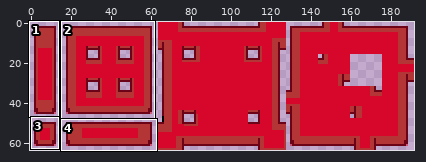
Edited in one commit: pixel-art file (test/tileset.aseprite). Above, an overview of the earlier version with the close-up marked.
Close-up. Old version:
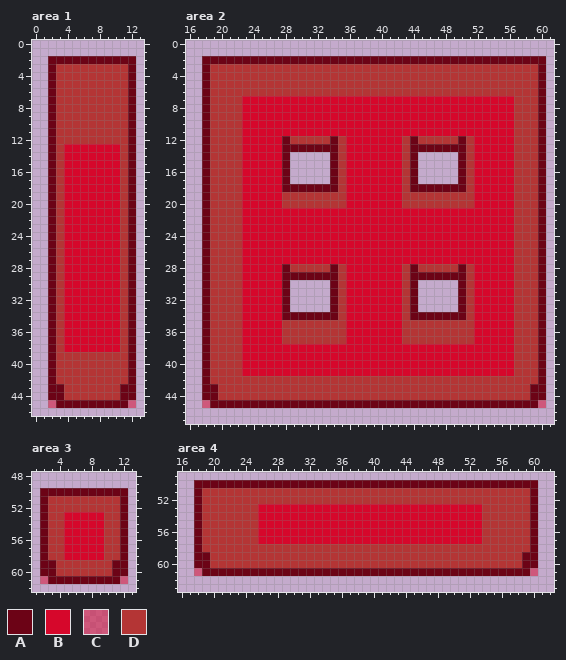
192x64 pixels, 1 frame. Colours within 5 levels of each other are drawn and written as one. Shown: area 1: x 0..13, y 0..46; area 2: x 16..61, y 0..47; area 3: x 1..13, y 48..62; area 4: x 16..62, y 49..63. The commit also changed other parts of the picture, which this record leaves out.
Visible layers, top first: "Tilemap/Tilemap-bitmask", "Tilemap/Tilemap-col", "Tilemap/Tilemap".
Palette (. is transparent): A #6c0316  B #d6072b  C #d7062b80  D #b43535
Pixels before, area 1, first column x 2:
 2 AAAAAAAAAAA
 3 ADDDDDDDDDA
 4 ADDDDDDDDDA
 5 ADDDDDDDDDA
 6 ADDDDDDDDDA
 7 ADDDDDDDDDA
 8 ADDDDDDDDDA
 9 ADDDDDDDDDA
10 ADDDDDDDDDA
11 ADDDDDDDDDA
12 ADDDDDDDDDA
13 ADBBBBBBBDA
14 ADBBBBBBBDA
15 ADBBBBBBBDA
16 ADBBBBBBBDA
17 ADBBBBBBBDA
18 ADBBBBBBBDA
19 ADBBBBBBBDA
20 ADBBBBBBBDA
21 ADBBBBBBBDA
22 ADBBBBBBBDA
23 ADBBBBBBBDA
24 ADBBBBBBBDA
25 ADBBBBBBBDA
26 ADBBBBBBBDA
27 ADBBBBBBBDA
28 ADBBBBBBBDA
29 ADBBBBBBBDA
30 ADBBBBBBBDA
31 ADBBBBBBBDA
32 ADBBBBBBBDA
33 ADBBBBBBBDA
34 ADBBBBBBBDA
35 ADBBBBBBBDA
36 ADBBBBBBBDA
37 ADBBBBBBBDA
38 ADBBBBBBBDA
39 ADDDDDDDDDA
40 ADDDDDDDDDA
41 ADDDDDDDDDA
42 ADDDDDDDDDA
43 AADDDDDDDAA
44 AADDDDDDDAA
45 CAAAAAAAAAC
Pixels before, area 2, first column x 18:
 2 AAAAAAAAAAAAAAAAAAAAAAAAAAAAAAAAAAAAAAAAAAA
 3 ADDDDDDDDDDDDDDDDDDDDDDDDDDDDDDDDDDDDDDDDDA
 4 ADDDDDDDDDDDDDDDDDDDDDDDDDDDDDDDDDDDDDDDDDA
 5 ADDDDDDDDDDDDDDDDDDDDDDDDDDDDDDDDDDDDDDDDDA
 6 ADDDDDDDDDDDDDDDDDDDDDDDDDDDDDDDDDDDDDDDDDA
 7 ADDDDBBBBBBBBBBBBBBBBBBBBBBBBBBBBBBBBBBDDDA
 8 ADDDDBBBBBBBBBBBBBBBBBBBBBBBBBBBBBBBBBBDDDA
 9 ADDDDBBBBBBBBBBBBBBBBBBBBBBBBBBBBBBBBBBDDDA
10 ADDDDBBBBBBBBBBBBBBBBBBBBBBBBBBBBBBBBBBDDDA
11 ADDDDBBBBBBBBBBBBBBBBBBBBBBBBBBBBBBBBBBDDDA
12 ADDDDBBBBBADDDDDADBBBBBBBDADDDDDADBBBBBDDDA
13 ADDDDBBBBBAAAAAAADBBBBBBBDAAAAAAADBBBBBDDDA
14 ADDDDBBBBBA.....ADBBBBBBBDA.....ADBBBBBDDDA
15 ADDDDBBBBBA.....ADBBBBBBBDA.....ADBBBBBDDDA
16 ADDDDBBBBBA.....ADBBBBBBBDA.....ADBBBBBDDDA
17 ADDDDBBBBBA.....ADBBBBBBBDA.....ADBBBBBDDDA
18 ADDDDBBBBBAAAAAAADBBBBBBBDAAAAAAADBBBBBDDDA
19 ADDDDBBBBBDDDDDDDDBBBBBBBDDDDDDDDDBBBBBDDDA
20 ADDDDBBBBBDDDDDDDDBBBBBBBDDDDDDDDDBBBBBDDDA
21 ADDDDBBBBBBBBBBBBBBBBBBBBBBBBBBBBBBBBBBDDDA
22 ADDDDBBBBBBBBBBBBBBBBBBBBBBBBBBBBBBBBBBDDDA
23 ADDDDBBBBBBBBBBBBBBBBBBBBBBBBBBBBBBBBBBDDDA
24 ADDDDBBBBBBBBBBBBBBBBBBBBBBBBBBBBBBBBBBDDDA
25 ADDDDBBBBBBBBBBBBBBBBBBBBBBBBBBBBBBBBBBDDDA
26 ADDDDBBBBBBBBBBBBBBBBBBBBBBBBBBBBBBBBBBDDDA
27 ADDDDBBBBBBBBBBBBBBBBBBBBBBBBBBBBBBBBBBDDDA
28 ADDDDBBBBBADDDDDADBBBBBBBDADDDDDADBBBBBDDDA
29 ADDDDBBBBBAAAAAAADBBBBBBBDAAAAAAADBBBBBDDDA
30 ADDDDBBBBBA.....ADBBBBBBBDA.....ADBBBBBDDDA
31 ADDDDBBBBBA.....ADBBBBBBBDA.....ADBBBBBDDDA
32 ADDDDBBBBBA.....ADBBBBBBBDA.....ADBBBBBDDDA
33 ADDDDBBBBBA.....ADBBBBBBBDA.....ADBBBBBDDDA
34 ADDDDBBBBBAAAAAAADBBBBBBBDAAAAAAADBBBBBDDDA
35 ADDDDBBBBBDDDDDDDDBBBBBBBDDDDDDDDDBBBBBDDDA
36 ADDDDBBBBBDDDDDDDDBBBBBBBDDDDDDDDDBBBBBDDDA
37 ADDDDBBBBBDDDDDDDDBBBBBBBDDDDDDDDDBBBBBDDDA
38 ADDDDBBBBBBBBBBBBBBBBBBBBBBBBBBBBBBBBBBDDDA
39 ADDDDBBBBBBBBBBBBBBBBBBBBBBBBBBBBBBBBBBDDDA
40 ADDDDBBBBBBBBBBBBBBBBBBBBBBBBBBBBBBBBBBDDDA
41 ADDDDBBBBBBBBBBBBBBBBBBBBBBBBBBBBBBBBBBDDDA
42 ADDDDDDDDDDDDDDDDDDDDDDDDDDDDDDDDDDDDDDDDDA
43 AADDDDDDDDDDDDDDDDDDDDDDDDDDDDDDDDDDDDDDDAA
44 AADDDDDDDDDDDDDDDDDDDDDDDDDDDDDDDDDDDDDDDAA
45 CAAAAAAAAAAAAAAAAAAAAAAAAAAAAAAAAAAAAAAAAAC
Pixels before, area 3, first column x 2:
50 AAAAAAAAAAA
51 ADDDDDDDDDA
52 ADDDDDDDDDA
53 ADDBBBBBDDA
54 ADDBBBBBDDA
55 ADDBBBBBDDA
56 ADDBBBBBDDA
57 ADDBBBBBDDA
58 ADDBBBBBDDA
59 AADDDDDDDAA
60 AADDDDDDDAA
61 CAAAAAAAAAC
Pixels before, area 4, first column x 18:
50 AAAAAAAAAAAAAAAAAAAAAAAAAAAAAAAAAAAAAAAAAAA
51 ADDDDDDDDDDDDDDDDDDDDDDDDDDDDDDDDDDDDDDDDDA
52 ADDDDDDDDDDDDDDDDDDDDDDDDDDDDDDDDDDDDDDDDDA
53 ADDDDDDDBBBBBBBBBBBBBBBBBBBBBBBBBBBBDDDDDDA
54 ADDDDDDDBBBBBBBBBBBBBBBBBBBBBBBBBBBBDDDDDDA
55 ADDDDDDDBBBBBBBBBBBBBBBBBBBBBBBBBBBBDDDDDDA
56 ADDDDDDDBBBBBBBBBBBBBBBBBBBBBBBBBBBBDDDDDDA
57 ADDDDDDDBBBBBBBBBBBBBBBBBBBBBBBBBBBBDDDDDDA
58 ADDDDDDDDDDDDDDDDDDDDDDDDDDDDDDDDDDDDDDDDDA
59 AADDDDDDDDDDDDDDDDDDDDDDDDDDDDDDDDDDDDDDDAA
60 AADDDDDDDDDDDDDDDDDDDDDDDDDDDDDDDDDDDDDDDAA
61 CAAAAAAAAAAAAAAAAAAAAAAAAAAAAAAAAAAAAAAAAAC
The same view after the edit:
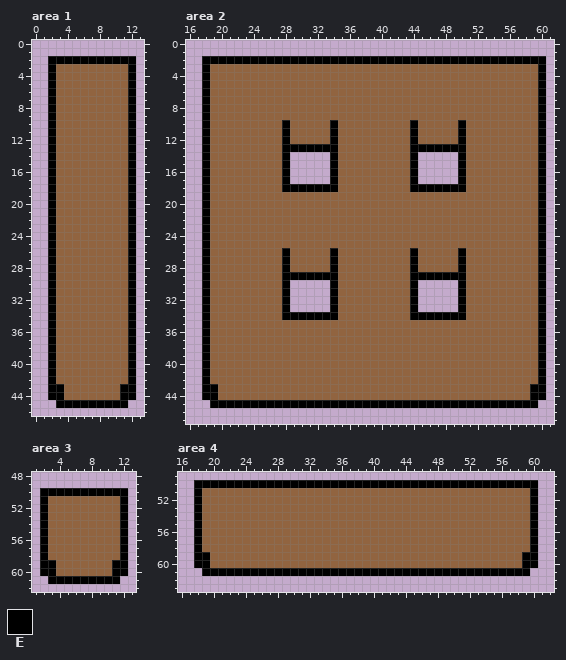
Colours new in this view: E #000000
From old to new:
layer "Acid Tileset" added
layer "Tilemap/Brown Tileset" added
layer "Tilemap/Tilemap-col" now hidden
layer "Tilemap/Tilemap-bitmask" now hidden
layer "Tilemap/Tilemap" removed
colour B: #d6072b -> #916440
Changed rows in their new state; - is a pixel that keeps its letter.
Area 1:
first column x 2:
 2 EEEEEEEEEEE
 3 EBBBBBBBBBE
 4 EBBBBBBBBBE
 5 EBBBBBBBBBE
 6 EBBBBBBBBBE
 7 EBBBBBBBBBE
 8 EBBBBBBBBBE
 9 EBBBBBBBBBE
10 EBBBBBBBBBE
11 EBBBBBBBBBE
12 EBBBBBBBBBE
13 EB-------BE
14 EB-------BE
15 EB-------BE
16 EB-------BE
17 EB-------BE
18 EB-------BE
19 EB-------BE
20 EB-------BE
21 EB-------BE
22 EB-------BE
23 EB-------BE
24 EB-------BE
25 EB-------BE
26 EB-------BE
27 EB-------BE
28 EB-------BE
29 EB-------BE
30 EB-------BE
31 EB-------BE
32 EB-------BE
33 EB-------BE
34 EB-------BE
35 EB-------BE
36 EB-------BE
37 EB-------BE
38 EB-------BE
39 EBBBBBBBBBE
40 EBBBBBBBBBE
41 EBBBBBBBBBE
42 EBBBBBBBBBE
43 EEBBBBBBBEE
44 EEBBBBBBBEE
45 .EEEEEEEEE.
Area 2:
first column x 18:
 2 EEEEEEEEEEEEEEEEEEEEEEEEEEEEEEEEEEEEEEEEEEE
 3 EBBBBBBBBBBBBBBBBBBBBBBBBBBBBBBBBBBBBBBBBBE
 4 EBBBBBBBBBBBBBBBBBBBBBBBBBBBBBBBBBBBBBBBBBE
 5 EBBBBBBBBBBBBBBBBBBBBBBBBBBBBBBBBBBBBBBBBBE
 6 EBBBBBBBBBBBBBBBBBBBBBBBBBBBBBBBBBBBBBBBBBE
 7 EBBBB----------------------------------BBBE
 8 EBBBB----------------------------------BBBE
 9 EBBBB----------------------------------BBBE
10 EBBBB-----E-----E---------E-----E------BBBE
11 EBBBB-----E-----E---------E-----E------BBBE
12 EBBBB-----EBBBBBEB-------BEBBBBBEB-----BBBE
13 EBBBB-----EEEEEEEB-------BEEEEEEEB-----BBBE
14 EBBBB-----E-----EB-------BE-----EB-----BBBE
15 EBBBB-----E-----EB-------BE-----EB-----BBBE
16 EBBBB-----E-----EB-------BE-----EB-----BBBE
17 EBBBB-----E-----EB-------BE-----EB-----BBBE
18 EBBBB-----EEEEEEEB-------BEEEEEEEB-----BBBE
19 EBBBB-----BBBBBBBB-------BBBBBBBBB-----BBBE
20 EBBBB-----BBBBBBBB-------BBBBBBBBB-----BBBE
21 EBBBB----------------------------------BBBE
22 EBBBB----------------------------------BBBE
23 EBBBB----------------------------------BBBE
24 EBBBB----------------------------------BBBE
25 EBBBB----------------------------------BBBE
26 EBBBB-----E-----E---------E-----E------BBBE
27 EBBBB-----E-----E---------E-----E------BBBE
28 EBBBB-----EBBBBBEB-------BEBBBBBEB-----BBBE
29 EBBBB-----EEEEEEEB-------BEEEEEEEB-----BBBE
30 EBBBB-----E-----EB-------BE-----EB-----BBBE
31 EBBBB-----E-----EB-------BE-----EB-----BBBE
32 EBBBB-----E-----EB-------BE-----EB-----BBBE
33 EBBBB-----E-----EB-------BE-----EB-----BBBE
34 EBBBB-----EEEEEEEB-------BEEEEEEEB-----BBBE
35 EBBBB-----BBBBBBBB-------BBBBBBBBB-----BBBE
36 EBBBB-----BBBBBBBB-------BBBBBBBBB-----BBBE
37 EBBBB-----BBBBBBBB-------BBBBBBBBB-----BBBE
38 EBBBB----------------------------------BBBE
39 EBBBB----------------------------------BBBE
40 EBBBB----------------------------------BBBE
41 EBBBB----------------------------------BBBE
42 EBBBBBBBBBBBBBBBBBBBBBBBBBBBBBBBBBBBBBBBBBE
43 EEBBBBBBBBBBBBBBBBBBBBBBBBBBBBBBBBBBBBBBBEE
44 EEBBBBBBBBBBBBBBBBBBBBBBBBBBBBBBBBBBBBBBBEE
45 .EEEEEEEEEEEEEEEEEEEEEEEEEEEEEEEEEEEEEEEEE.
Area 3:
first column x 2:
50 EEEEEEEEEEE
51 EBBBBBBBBBE
52 EBBBBBBBBBE
53 EBB-----BBE
54 EBB-----BBE
55 EBB-----BBE
56 EBB-----BBE
57 EBB-----BBE
58 EBB-----BBE
59 EEBBBBBBBEE
60 EEBBBBBBBEE
61 .EEEEEEEEE.
Area 4:
first column x 18:
50 EEEEEEEEEEEEEEEEEEEEEEEEEEEEEEEEEEEEEEEEEEE
51 EBBBBBBBBBBBBBBBBBBBBBBBBBBBBBBBBBBBBBBBBBE
52 EBBBBBBBBBBBBBBBBBBBBBBBBBBBBBBBBBBBBBBBBBE
53 EBBBBBBB----------------------------BBBBBBE
54 EBBBBBBB----------------------------BBBBBBE
55 EBBBBBBB----------------------------BBBBBBE
56 EBBBBBBB----------------------------BBBBBBE
57 EBBBBBBB----------------------------BBBBBBE
58 EBBBBBBBBBBBBBBBBBBBBBBBBBBBBBBBBBBBBBBBBBE
59 EEBBBBBBBBBBBBBBBBBBBBBBBBBBBBBBBBBBBBBBBEE
60 EEBBBBBBBBBBBBBBBBBBBBBBBBBBBBBBBBBBBBBBBEE
61 .EEEEEEEEEEEEEEEEEEEEEEEEEEEEEEEEEEEEEEEEE.
